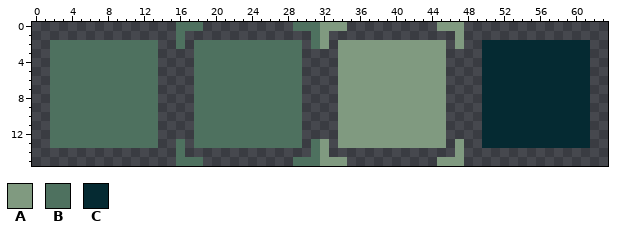
File history of a pixel-art file, assets/images/button.aseprite. The first picture shows the starting point.
64x16 pixels, 1 frame.
Palette (. is transparent): A #809a80  B #4e715f  C #052a32
Pixels before, first column x 2:
 0 ..............BBB..........BBBAAA..........AAA..............
 1 ..............B..............BA..............A..............
 2 BBBBBBBBBBBB..B.BBBBBBBBBBBB.BA.AAAAAAAAAAAA.A..CCCCCCCCCCCC
 3 BBBBBBBBBBBB....BBBBBBBBBBBB....AAAAAAAAAAAA....CCCCCCCCCCCC
 4 BBBBBBBBBBBB....BBBBBBBBBBBB....AAAAAAAAAAAA....CCCCCCCCCCCC
 5 BBBBBBBBBBBB....BBBBBBBBBBBB....AAAAAAAAAAAA....CCCCCCCCCCCC
 6 BBBBBBBBBBBB....BBBBBBBBBBBB....AAAAAAAAAAAA....CCCCCCCCCCCC
 7 BBBBBBBBBBBB....BBBBBBBBBBBB....AAAAAAAAAAAA....CCCCCCCCCCCC
 8 BBBBBBBBBBBB....BBBBBBBBBBBB....AAAAAAAAAAAA....CCCCCCCCCCCC
 9 BBBBBBBBBBBB....BBBBBBBBBBBB....AAAAAAAAAAAA....CCCCCCCCCCCC
10 BBBBBBBBBBBB....BBBBBBBBBBBB....AAAAAAAAAAAA....CCCCCCCCCCCC
11 BBBBBBBBBBBB....BBBBBBBBBBBB....AAAAAAAAAAAA....CCCCCCCCCCCC
12 BBBBBBBBBBBB....BBBBBBBBBBBB....AAAAAAAAAAAA....CCCCCCCCCCCC
13 BBBBBBBBBBBB..B.BBBBBBBBBBBB.BA.AAAAAAAAAAAA.A..CCCCCCCCCCCC
14 ..............B..............BA..............A..............
15 ..............BBB..........BBBAAA..........AAA..............
Once edited:
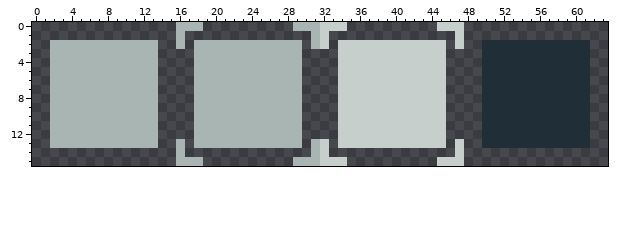
The edit:
colour A: #809a80 -> #c7cfcc
colour B: #4e715f -> #a8b5b2
colour C: #052a32 -> #202e37
